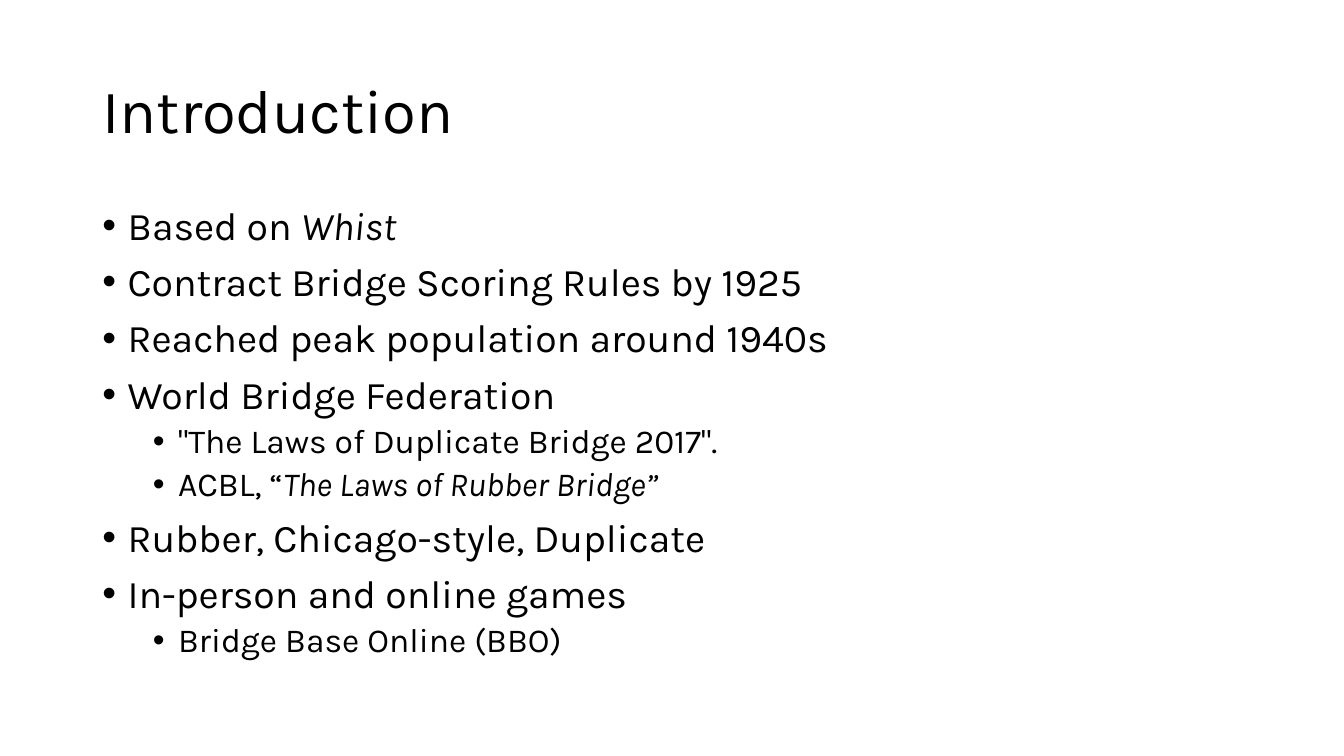
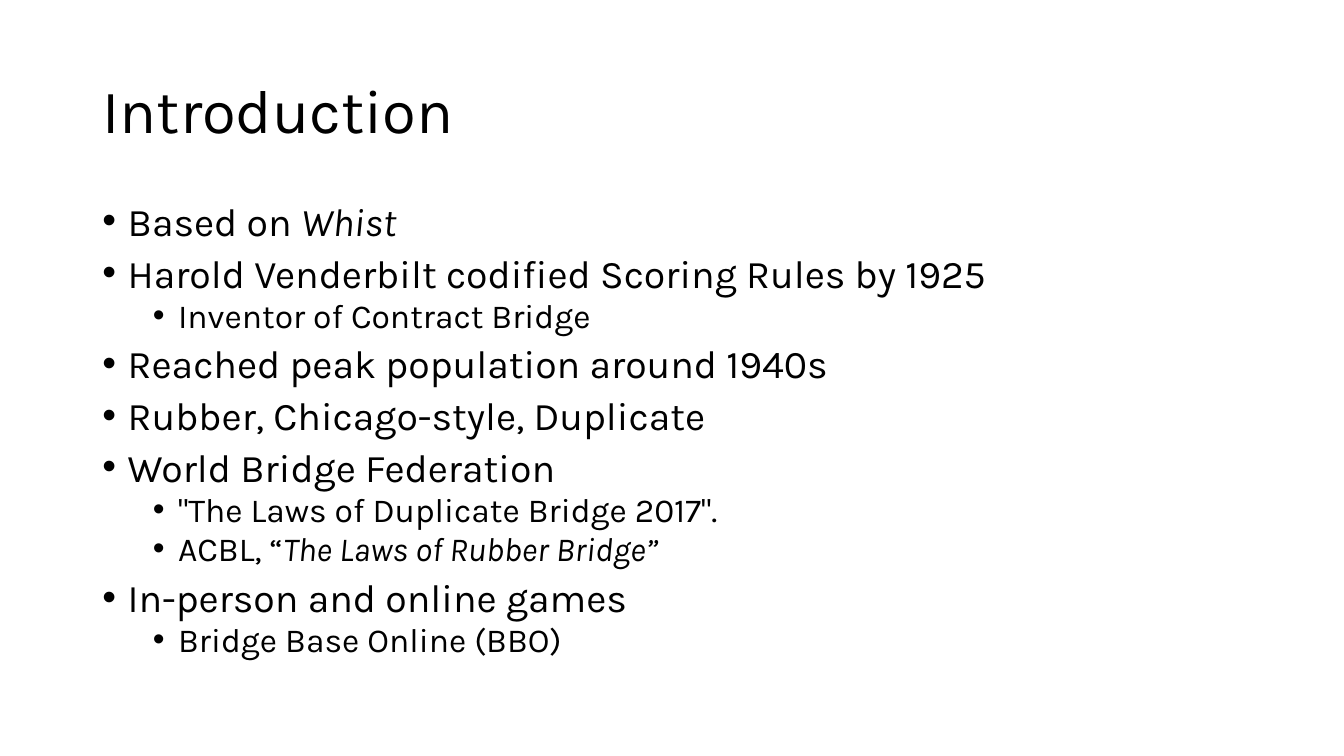
Before and after one commit to sywhub/bridge101, a slide deck: slide 3 of lectures.pptx. Drawn at 1344x756 pixels with LibreOffice and Linux fonts; fonts in the diff are those of the drawing; background and template pictures are left out. Boxes give left, top, right and bottom in pixels: in the first picture for what was removed or moved away, otherwise in the second. Text is boxed around its words. In the diff, an @@ line names an element or a change of style, - is before the commit and + after.

```diff
--- a/lectures.pptx
+++ b/lectures.pptx
@@ text at [128,209,827,661]: line spacing 0.9 to 0.8 @@
@@ text at [128,261,985,337]: text changed @@
-• Contract Bridge Scoring Rules by 1925
+• Harold Venderbilt codified Scoring Rules by 1925
+  • Inventor of Contract Bridge
@@ text at [128,403,706,440]: paragraph added @@
+• Rubber, Chicago-style, Duplicate
@@ text at [128,525,706,562]: paragraph removed @@
-• Rubber, Chicago-style, Duplicate
```
Also in this commit, not shown: 3 other files.
